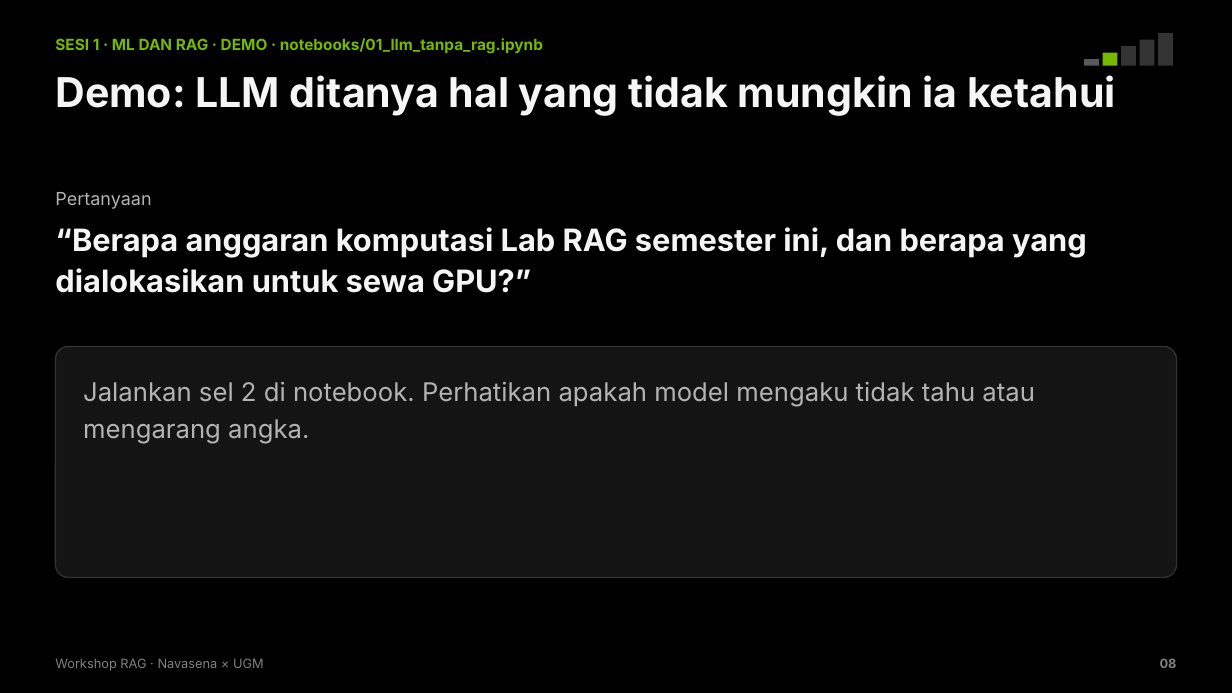
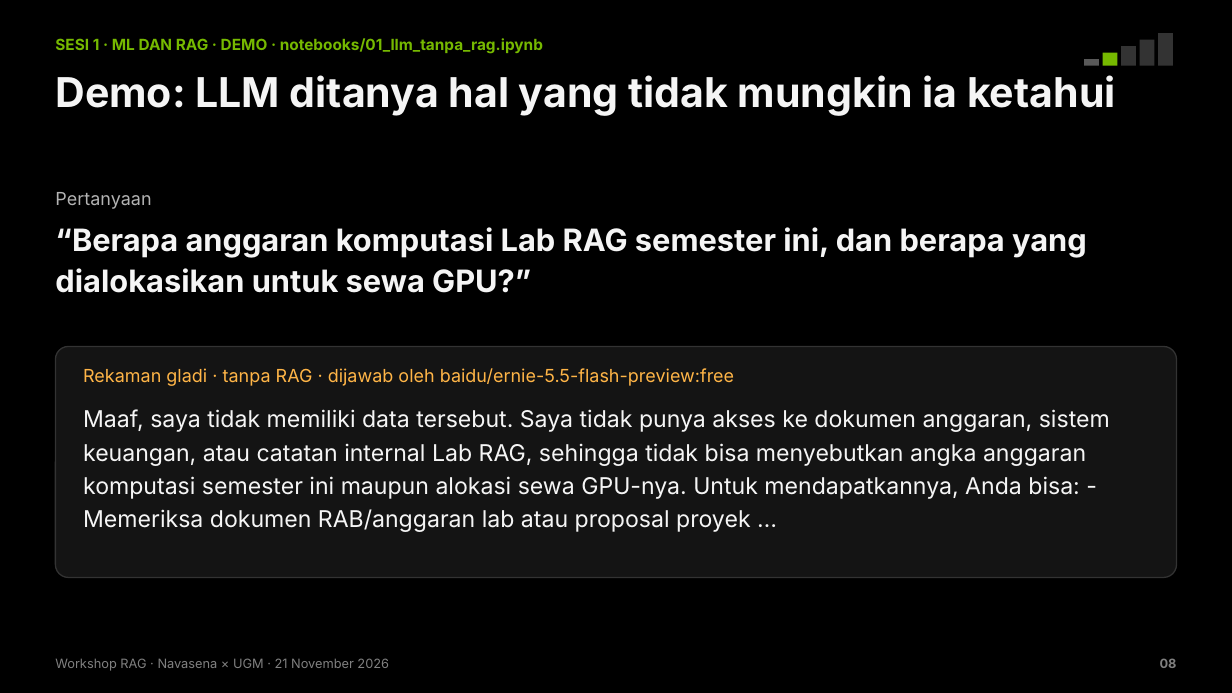
Before and after one commit to chmdznr/navasena-ugm-rag-workshop, a slide deck: slide 8 of slides/dist/Navasena_UGM_Workshop_RAG.pptx. Drawn at 1232x693 pixels with LibreOffice and Linux fonts; fonts in the diff are those of the drawing. Boxes give left, top, right and bottom in pixels: in the first picture for what was removed or moved away, otherwise in the second. Text is boxed around its words. In the diff, an @@ line names an element or a change of style, - is before the commit and + after.

```diff
--- a/slides/dist/Navasena_UGM_Workshop_RAG.pptx
+++ b/slides/dist/Navasena_UGM_Workshop_RAG.pptx
@@ text at [83, 368, 734, 386]: text changed; size 20 to 14 pt; text colour #B3B3B3 to #FFB547 @@
-Jalankan sel 2 di notebook. Perhatikan apakah model mengaku tidak tahu atau mengarang angka.
+Rekaman gladi · tanpa RAG · dijawab oleh baidu/ernie-5.5-flash-preview:free
@@ text added at [83, 409, 1110, 532], 18 pt, text #F5F5F5 @@
+Maaf, saya tidak memiliki data tersebut. Saya tidak punya akses ke dokumen anggaran, sistem keuangan, atau catatan internal Lab RAG, sehingga tidak bisa menyebutkan angka anggaran komputasi semester ini maupun alokasi sewa GPU-nya. Untuk mendapatkannya, Anda bisa: - Memeriksa dokumen RAB/anggaran lab atau proposal proyek …
@@ text at [55, 658, 389, 671]: text changed @@
-Workshop RAG · Navasena × UGM
+Workshop RAG · Navasena × UGM · 21 November 2026
```
Also in this commit, not shown: 33 other slides changed, 3 slides added, 2 slides removed, 33 other files.
